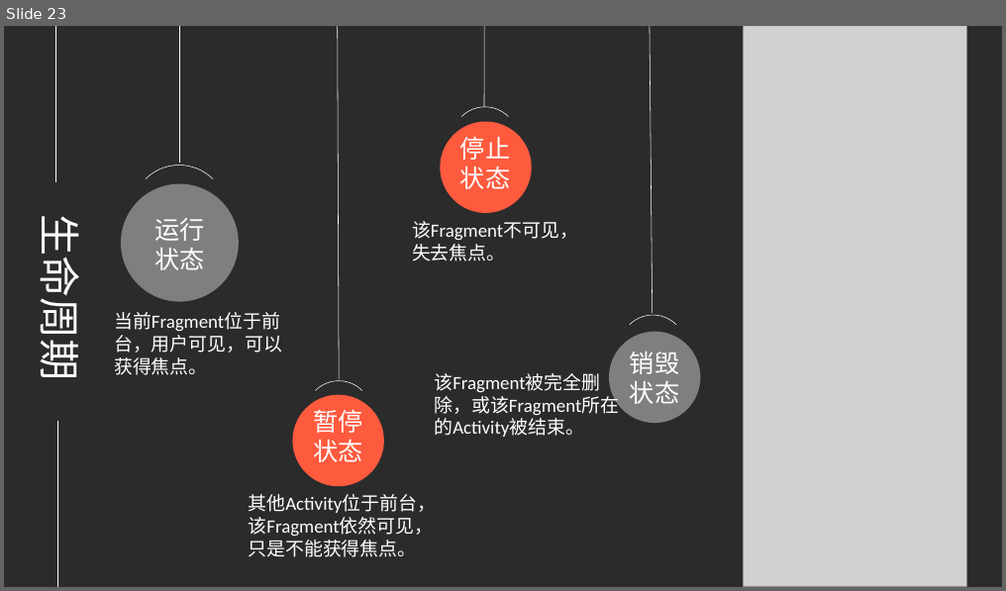
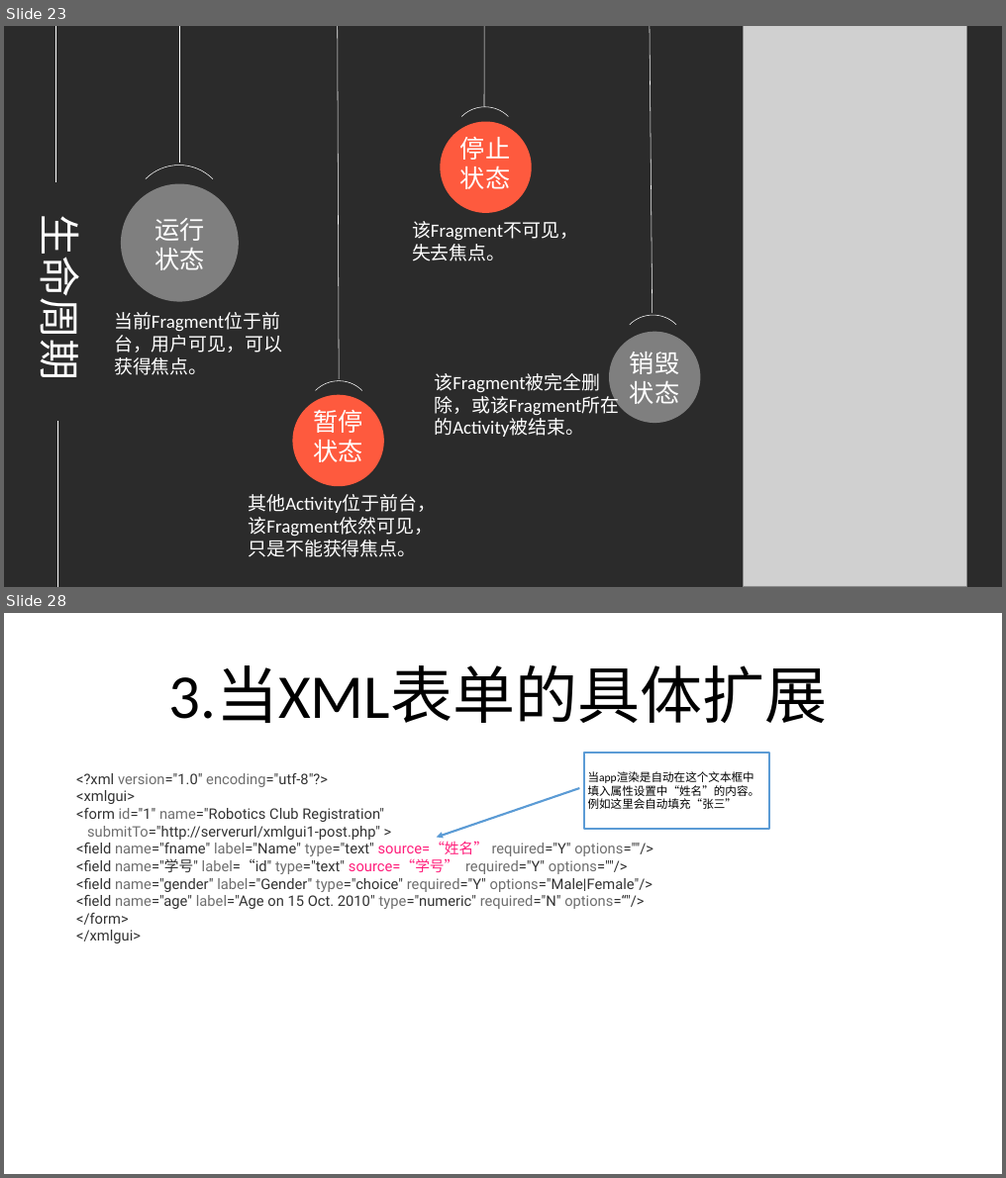
Before and after one commit to djuanbei/18Android1, a slide deck: ppt/ch4.pptx. Shown one above the other, each under a label of ours: slide 23 before the commit, slides 23 and 28 after it; the slides between them are not shown. The pictures are 1006x591 and 1006x1178 pixels, drawn with LibreOffice and Linux fonts; fonts in the diff are those of the drawing; grey boxes stand for pictures; background and template pictures are left out; a plain dark background stands for a picture behind light text. Boxes give left, top, right and bottom in pixels: in the first picture for what was removed or moved away, otherwise in the second. Text is boxed around its words. In the diff, an @@ line names an element or a change of style, - is before the commit and + after.

```diff
--- a/ppt/ch4.pptx
+++ b/ppt/ch4.pptx
@@ slide 28 added at <box>4,613,1002,1174</box>, background #FFFFFF @@
@@ title added at <box>168,665,827,723</box>, 60 pt, text #000000 @@
+3.当XML表单的具体扩展
@@ rectangle added at <box>584,753,769,829</box>, fill #FFFFFF, outline #5B9BD5 2 pt, 11 pt, text #000000 @@
+当app渲染是自动在这个文本框中填入属性设置中“姓名”的内容。例如这里会自动填充“张三”
@@ text added at <box>76,773,653,944</box>, 14 pt, text #323232 @@
+<?xml version="1.0" encoding="utf-8"?>
+<xmlgui>
+<form id="1" name="Robotics Club Registration"
+submitTo="http://serverurl/xmlgui1-post.php" >
+<field name="fname" label="Name" type="text" source=“姓名” required="Y" options=""/>
+<field name="学号" label=“id" type="text" source=“学号” required="Y" options=""/>
+<field name="gender" label="Gender" type="choice" required="Y" options="Male|Female"/>
+<field name="age" label="Age on 15 Oct. 2010" type="numeric" required="N" options=“"/>
+</form>
+</xmlgui>
@@ arrow added from (580, 788) to (437, 838), #5B9BD5 2 pt @@
```
Also in this commit, not shown: 10 slides changed, 1 other slide added.
